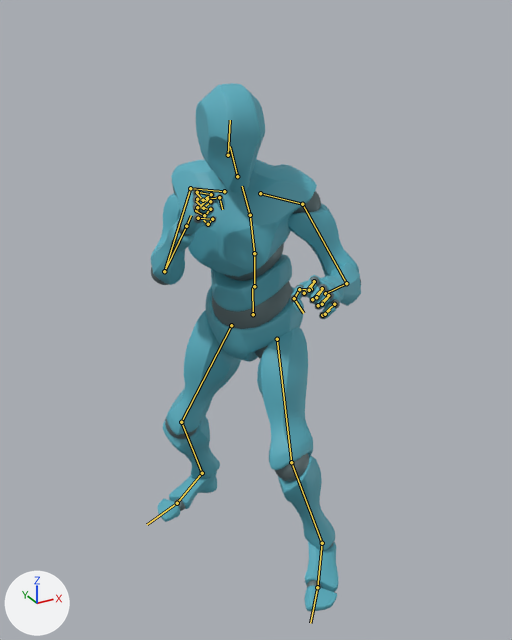
The glTF model assets/models/character_default.glb: old version first, new version second.
Both versions are drawn from a camera (50 mm lens) standing at (-1.044, -1.916, 1.835) and looking at (-0.047, -0.102, 0.928). The lights are fixed; the arrows at lower left show +X, +Y and +Z. Both versions are drawn at frame 1 of the action 'punch3'; the numbers are the values there. The bones that bend it are drawn over the model as lines.

Objects in the first picture: 'alpha_joints', 'alpha_surface'.
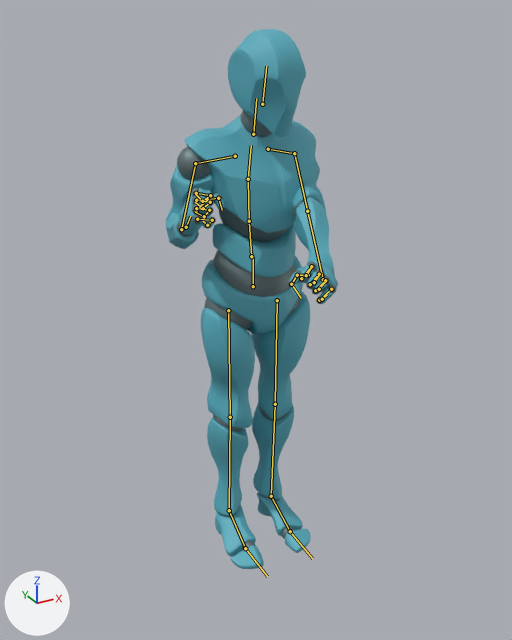
Location of each change, [x1, y1, x2, y2] in pixels of the pictures (512 x 640 px):
```json
{"object": "alpha_surface", "change": "posed", "before": [151, 83, 361, 611], "after": [166, 29, 338, 569], "on screen": "18% narrower"}
{"object": "alpha_joints", "change": "posed", "before": [151, 177, 361, 588], "after": [176, 111, 336, 550], "on screen": "24% narrower, 7% taller"}
{"bone": "mixamorig:Hips", "before": "(253, 314) to (252, 287)", "after": "(253, 286) to (253, 257)"}
{"bone": "mixamorig:Spine", "before": "(254, 286) to (254, 253)", "after": "(251, 256) to (249, 221)"}
{"bone": "mixamorig:Neck", "before": "(237, 176) to (230, 146)", "after": "(253, 134) to (256, 98)"}
{"bone": "mixamorig:Head", "before": "(228, 155) to (230, 120)", "after": "(262, 104) to (266, 66)"}
{"bone": "mixamorig:LeftArm", "before": "(302, 204) to (346, 283)", "after": "(294, 153) to (307, 211)"}
{"bone": "mixamorig:LeftForeArm", "before": "(346, 283) to (325, 293)", "after": "(307, 211) to (323, 279)"}
{"bone": "mixamorig:LeftHand", "before": "(325, 293) to (324, 291)", "after": "(323, 279) to (321, 277)"}
{"bone": "mixamorig:RightArm", "before": "(190, 188) to (164, 271)", "after": "(195, 163) to (181, 229)"}
{"bone": "mixamorig:RightForeArm", "before": "(164, 271) to (186, 226)", "after": "(181, 229) to (186, 227)"}
{"bone": "mixamorig:RightHand", "before": "(186, 226) to (191, 215)", "after": "(186, 227) to (190, 216)"}
{"bone": "mixamorig:LeftUpLeg", "before": "(277, 339) to (291, 462)", "after": "(277, 300) to (275, 404)"}
{"bone": "mixamorig:LeftLeg", "before": "(291, 462) to (322, 543)", "after": "(275, 404) to (271, 496)"}
{"bone": "mixamorig:LeftFoot", "before": "(322, 543) to (317, 587)", "after": "(271, 496) to (290, 531)"}
{"bone": "mixamorig:RightUpLeg", "before": "(231, 325) to (181, 422)", "after": "(228, 310) to (230, 417)"}
{"bone": "mixamorig:RightLeg", "before": "(181, 422) to (202, 473)", "after": "(230, 417) to (229, 510)"}
{"bone": "mixamorig:RightFoot", "before": "(202, 473) to (177, 503)", "after": "(229, 510) to (245, 548)"}
```

The change, as JSON lines over the scene's bpy script:
```json
{"block": "bone_mixamorig_hips", "where": "bone_mixamorig_hips = bpy.data.objects['default_rig'].pose.bones['mixamorig:Hips']"}
{"op": "set", "path": "bone_mixamorig_hips.location", "old": "(0.002, -0.102, -0.003)", "new": "(0.0, 0.0, 0.0)"}
{"op": "set", "path": "bone_mixamorig_hips.rotation_quaternion", "old": "(0.858, 0.038, -0.512, 0.01)", "new": "(1.0, 0.0, 0.0, 0.0)", "note": "degrees (7, -62, -3) -> degrees (0, 0, 0)"}
{"block": "bone_mixamorig_spine", "where": "bone_mixamorig_spine = bpy.data.objects['default_rig'].pose.bones['mixamorig:Spine']  # child of 'mixamorig:Hips'"}
{"op": "set", "path": "bone_mixamorig_spine.rotation_quaternion", "old": "(0.999, 0.05, 0.02, -0.001)", "new": "(1.0, 0.0, 0.0, 0.0)", "note": "degrees (6, 2, 0) -> degrees (0, 0, 0)"}
{"block": "bone_mixamorig_neck", "where": "bone_mixamorig_neck = bpy.data.objects['default_rig'].pose.bones['mixamorig:Neck']  # child of 'mixamorig:Spine2'"}
{"op": "set", "path": "bone_mixamorig_neck.rotation_quaternion", "old": "(0.994, 0.04, 0.094, -0.033)", "new": "(1.0, 0.0, 0.0, 0.0)", "note": "degrees (4, 11, -3) -> degrees (0, 0, 0)"}
{"block": "bone_mixamorig_head", "where": "bone_mixamorig_head = bpy.data.objects['default_rig'].pose.bones['mixamorig:Head']  # child of 'mixamorig:Neck'"}
{"op": "set", "path": "bone_mixamorig_head.rotation_quaternion", "old": "(0.954, -0.057, 0.261, -0.138)", "new": "(1.0, 0.0, 0.0, 0.0)", "note": "degrees (-12, 29, -20) -> degrees (0, 0, 0)"}
{"block": "bone_mixamorig_leftarm", "where": "bone_mixamorig_leftarm = bpy.data.objects['default_rig'].pose.bones['mixamorig:LeftArm']  # child of 'mixamorig:LeftShoulder'"}
{"op": "set", "path": "bone_mixamorig_leftarm.rotation_quaternion", "old": "(0.89, 0.351, -0.287, 0.048)", "new": "(0.599, 0.311, -0.039, 0.737)", "note": "degrees (45, -33, -8) -> degrees (21, -30, 96)"}
{"block": "bone_mixamorig_leftforearm", "where": "bone_mixamorig_leftforearm = bpy.data.objects['default_rig'].pose.bones['mixamorig:LeftForeArm']  # child of 'mixamorig:LeftArm'"}
{"op": "set", "path": "bone_mixamorig_leftforearm.rotation_quaternion", "old": "(0.636, 0.0, 0.0, 0.771)", "new": "(1.0, 0.0, 0.0, 0.0)", "note": "degrees (0, 0, 101) -> degrees (0, 0, 0)"}
{"block": "bone_mixamorig_lefthand", "where": "bone_mixamorig_lefthand = bpy.data.objects['default_rig'].pose.bones['mixamorig:LeftHand']  # child of 'mixamorig:LeftForeArm'"}
{"op": "set", "path": "bone_mixamorig_lefthand.rotation_quaternion", "old": "(0.981, -0.125, 0.142, 0.035)", "new": "(0.88, -0.178, 0.085, 0.432)", "note": "degrees (-14, 17, 2) -> degrees (-15, 18, 50)"}
{"block": "bone_mixamorig_rightarm", "where": "bone_mixamorig_rightarm = bpy.data.objects['default_rig'].pose.bones['mixamorig:RightArm']  # child of 'mixamorig:RightShoulder'"}
{"op": "set", "path": "bone_mixamorig_rightarm.rotation_quaternion", "old": "(0.784, 0.44, 0.122, -0.42)", "new": "(0.682, 0.636, 0.149, 0.329)", "note": "degrees (45, 34, -42) -> degrees (81, -12, 41)"}
{"block": "bone_mixamorig_rightforearm", "where": "bone_mixamorig_rightforearm = bpy.data.objects['default_rig'].pose.bones['mixamorig:RightForeArm']  # child of 'mixamorig:RightArm'"}
{"op": "set", "path": "bone_mixamorig_rightforearm.rotation_quaternion", "old": "(0.5, 0.0, 0.0, -0.866)", "new": "(0.372, 0.0, 0.0, -0.928)", "note": "degrees (0, 0, -120) -> degrees (0, 0, -136)"}
{"block": "bone_mixamorig_righthand", "where": "bone_mixamorig_righthand = bpy.data.objects['default_rig'].pose.bones['mixamorig:RightHand']  # child of 'mixamorig:RightForeArm'"}
{"op": "set", "path": "bone_mixamorig_righthand.rotation_quaternion", "old": "(0.991, -0.012, 0.134, -0.027)", "new": "(0.952, 0.069, 0.08, -0.286)", "note": "degrees (-2, 15, -3) -> degrees (5, 11, -33)"}
{"block": "bone_mixamorig_leftupleg", "where": "bone_mixamorig_leftupleg = bpy.data.objects['default_rig'].pose.bones['mixamorig:LeftUpLeg']  # child of 'mixamorig:Hips'"}
{"op": "set", "path": "bone_mixamorig_leftupleg.rotation_quaternion", "old": "(0.923, 0.304, -0.156, 0.178)", "new": "(-1.0, 0.0, 0.0, 0.003)", "note": "degrees (33, -23, 15) -> degrees (0, 0, 0)"}
{"block": "bone_mixamorig_leftleg", "where": "bone_mixamorig_leftleg = bpy.data.objects['default_rig'].pose.bones['mixamorig:LeftLeg']  # child of 'mixamorig:LeftUpLeg'"}
{"op": "set", "path": "bone_mixamorig_leftleg.rotation_quaternion", "old": "(0.921, -0.389, -0.003, 0.005)", "new": "(1.0, -0.001, 0.0, 0.006)", "note": "degrees (-46, 0, 1) -> degrees (0, 0, 1)"}
{"block": "bone_mixamorig_leftfoot", "where": "bone_mixamorig_leftfoot = bpy.data.objects['default_rig'].pose.bones['mixamorig:LeftFoot']  # child of 'mixamorig:LeftLeg'"}
{"op": "set", "path": "bone_mixamorig_leftfoot.rotation_quaternion", "old": "(0.988, 0.099, -0.091, -0.074)", "new": "(1.0, 0.0, -0.003, -0.001)", "note": "degrees (12, -10, -10) -> degrees (0, 0, 0)"}
{"block": "bone_mixamorig_rightupleg", "where": "bone_mixamorig_rightupleg = bpy.data.objects['default_rig'].pose.bones['mixamorig:RightUpLeg']  # child of 'mixamorig:Hips'"}
{"op": "set", "path": "bone_mixamorig_rightupleg.rotation_quaternion", "old": "(0.962, 0.226, 0.073, -0.136)", "new": "(1.0, 0.0, 0.0, 0.003)", "note": "degrees (25, 12, -13) -> degrees (0, 0, 0)"}
{"block": "bone_mixamorig_rightleg", "where": "bone_mixamorig_rightleg = bpy.data.objects['default_rig'].pose.bones['mixamorig:RightLeg']  # child of 'mixamorig:RightUpLeg'"}
{"op": "set", "path": "bone_mixamorig_rightleg.rotation_quaternion", "old": "(0.92, -0.393, 0.003, -0.005)", "new": "(1.0, -0.001, 0.0, -0.006)", "note": "degrees (-46, 0, -1) -> degrees (0, 0, -1)"}
{"block": "bone_mixamorig_rightfoot", "where": "bone_mixamorig_rightfoot = bpy.data.objects['default_rig'].pose.bones['mixamorig:RightFoot']  # child of 'mixamorig:RightLeg'"}
{"op": "set", "path": "bone_mixamorig_rightfoot.rotation_quaternion", "old": "(0.969, 0.202, 0.103, 0.093)", "new": "(1.0, 0.0, 0.003, 0.001)", "note": "degrees (25, 9, 13) -> degrees (0, 0, 0)"}
```
